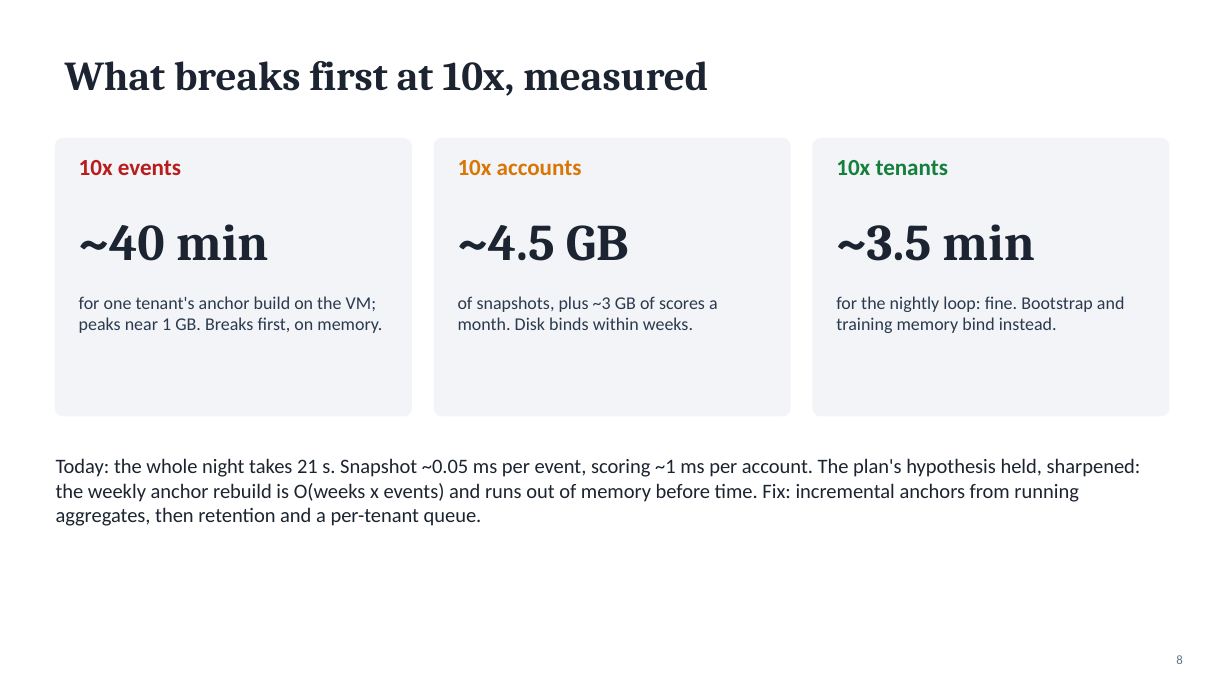
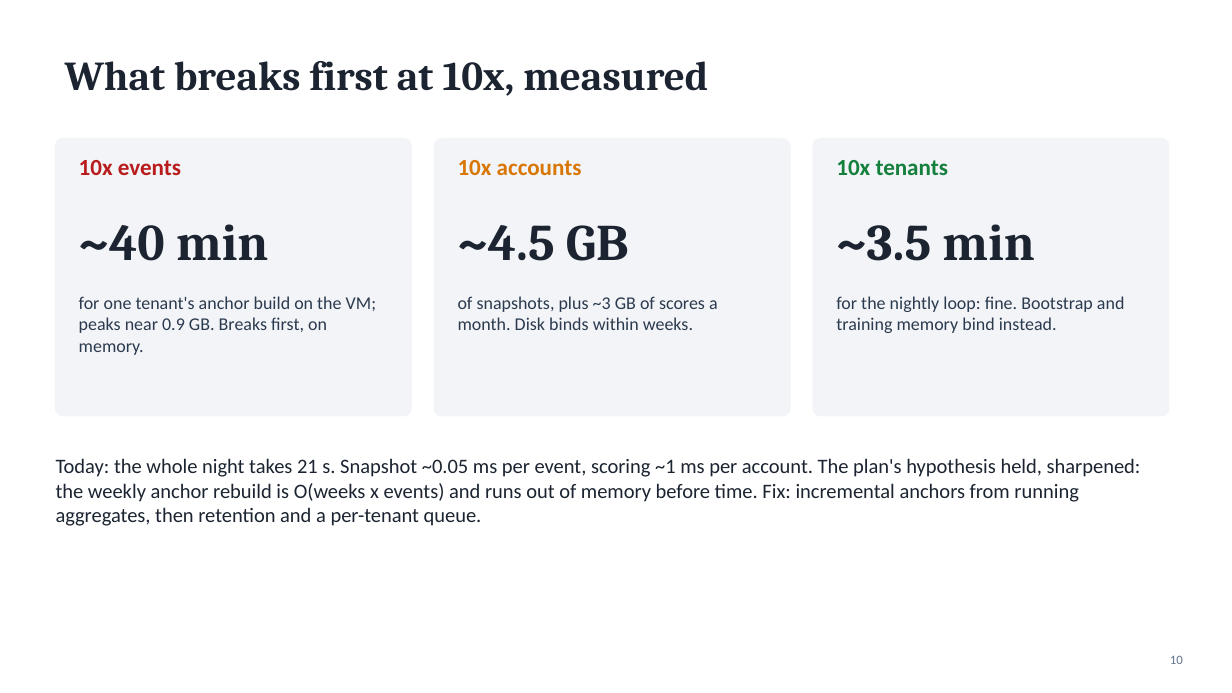
Before and after one commit to utkarsh199708/fello, a slide deck: slide 10 of docs/deck.pptx (slide 8 before the commit). Drawn at 1232x693 pixels with LibreOffice and Linux fonts; fonts in the diff are those of the drawing. Boxes give left, top, right and bottom in pixels: in the first picture for what was removed or moved away, otherwise in the second. Text is boxed around its words. In the diff, an @@ line names an element or a change of style, - is before the commit and + after.

```diff
--- a/docs/deck.pptx
+++ b/docs/deck.pptx
@@ text at [79, 296, 376, 355]: text changed @@
-for one tenant's anchor build on the VM; peaks near 1 GB. Breaks first, on memory.
+for one tenant's anchor build on the VM; peaks near 0.9 GB. Breaks first, on memory.
@@ page number at [1170, 655, 1183, 664]: text changed @@
-8
+10
```
Also in this commit, not shown: 2 other slides changed, 2 slides added, 38 other files.
